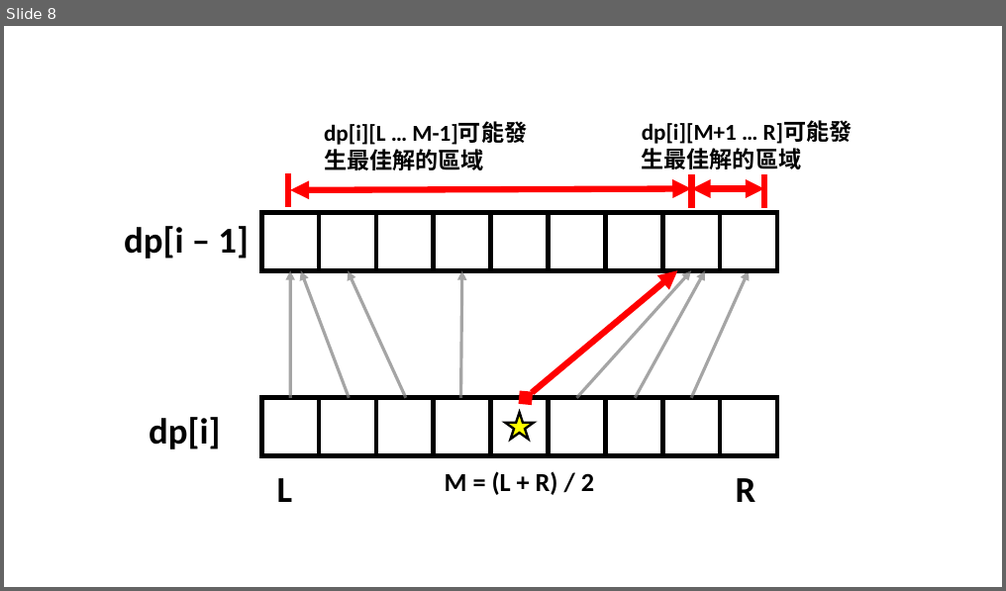
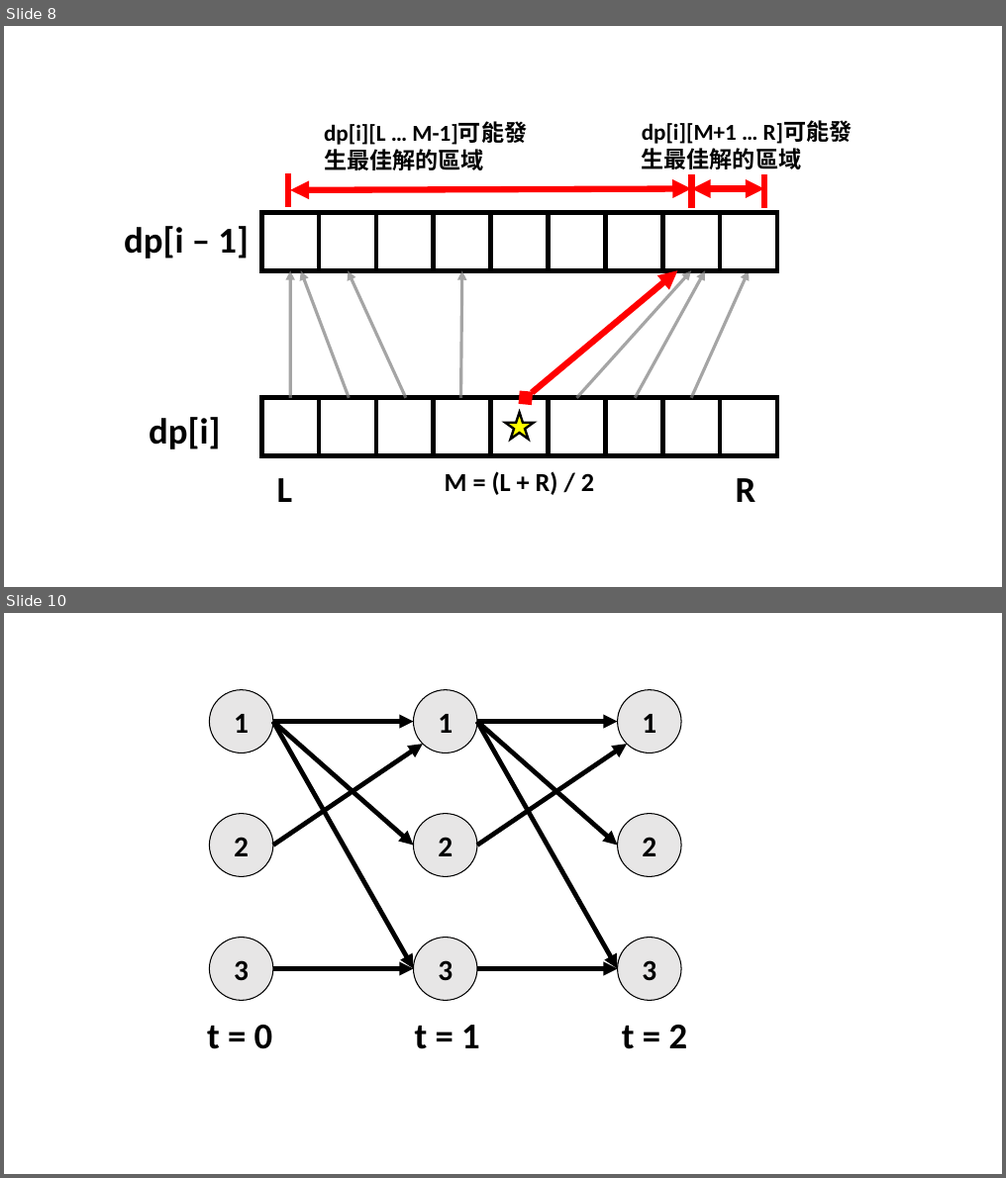
Before and after one commit to S920105123/IONC-2020-adv-DP, a slide deck: textbook/picture/picture.pptx. Shown one above the other, each under a label of ours: slide 8 before the commit, slides 8 and 10 after it; the slides between them are not shown. The pictures are 1006x591 and 1006x1178 pixels, drawn with LibreOffice and Linux fonts; fonts in the diff are those of the drawing. Boxes give left, top, right and bottom in pixels: in the first picture for what was removed or moved away, otherwise in the second. Text is boxed around its words. In the diff, an @@ line names an element or a change of style, - is before the commit and + after.

```diff
--- a/textbook/picture/picture.pptx
+++ b/textbook/picture/picture.pptx
@@ slide 10 added at (x1=4, y1=613, x2=1002, y2=1174), background #FFFFFF @@
@@ ellipse added at (x1=209, y1=690, x2=272, y2=753), fill #E7E6E6, outline #000000 1 pt, 28 pt, text #000000, bold @@
+1
@@ ellipse added at (x1=414, y1=690, x2=477, y2=753), fill #E7E6E6, outline #000000 1 pt, 28 pt, text #000000, bold @@
+1
@@ ellipse added at (x1=618, y1=690, x2=681, y2=753), fill #E7E6E6, outline #000000 1 pt, 28 pt, text #000000, bold @@
+1
@@ arrow added from (273, 722) to (414, 722), #000000 4.5 pt @@
@@ arrow added from (273, 722) to (414, 845), #000000 4.5 pt @@
@@ arrow added from (273, 722) to (414, 969), #000000 4.5 pt @@
@@ arrow added from (477, 722) to (618, 722), #000000 4.5 pt @@
@@ arrow added from (477, 722) to (618, 845), #000000 4.5 pt @@
@@ arrow added from (477, 722) to (618, 969), #000000 4.5 pt @@
@@ arrow added from (273, 845) to (423, 744), #000000 4.5 pt @@
@@ arrow added from (477, 845) to (627, 744), #000000 4.5 pt @@
@@ ellipse added at (x1=209, y1=814, x2=272, y2=876), fill #E7E6E6, outline #000000 1 pt, 28 pt, text #000000, bold @@
+2
@@ ellipse added at (x1=414, y1=814, x2=477, y2=876), fill #E7E6E6, outline #000000 1 pt, 28 pt, text #000000, bold @@
+2
@@ ellipse added at (x1=618, y1=814, x2=681, y2=876), fill #E7E6E6, outline #000000 1 pt, 28 pt, text #000000, bold @@
+2
@@ ellipse added at (x1=209, y1=937, x2=272, y2=1000), fill #E7E6E6, outline #000000 1 pt, 28 pt, text #000000, bold @@
+3
@@ ellipse added at (x1=414, y1=937, x2=477, y2=1000), fill #E7E6E6, outline #000000 1 pt, 28 pt, text #000000, bold @@
+3
@@ ellipse added at (x1=618, y1=937, x2=681, y2=1000), fill #E7E6E6, outline #000000 1 pt, 28 pt, text #000000, bold @@
+3
@@ arrow added from (273, 969) to (414, 969), #000000 4.5 pt @@
@@ arrow added from (477, 969) to (618, 969), #000000 4.5 pt @@
@@ text added at (x1=207, y1=1025, x2=273, y2=1050), 35 pt, text #000000, bold @@
+t = 0
@@ text added at (x1=415, y1=1025, x2=480, y2=1050), 35 pt, text #000000, bold @@
+t = 1
@@ text added at (x1=622, y1=1025, x2=688, y2=1050), 35 pt, text #000000, bold @@
+t = 2
```
Also in this commit, not shown: 1 other slide added, 2 other files.
